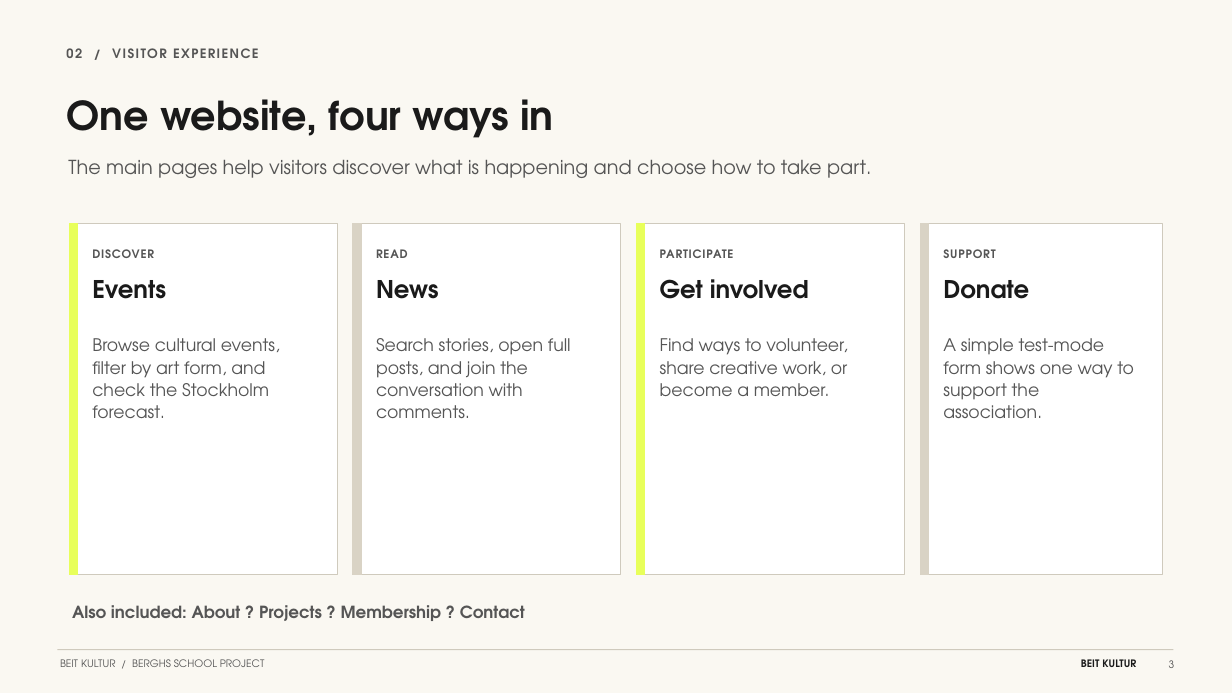
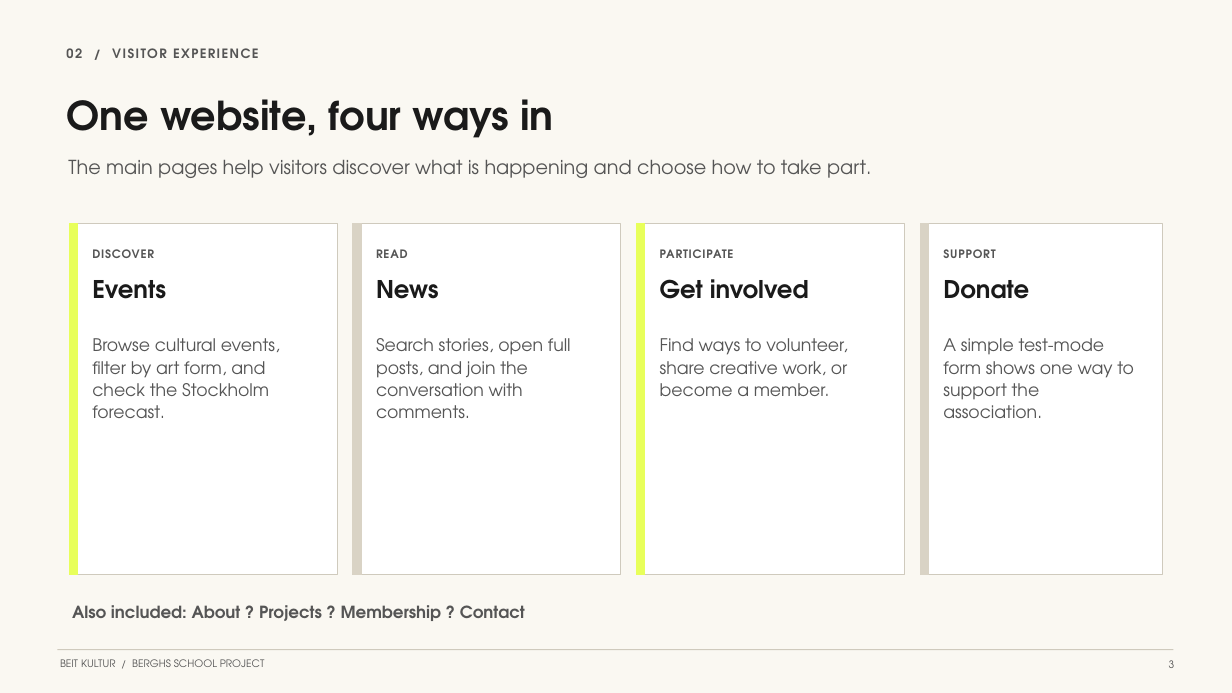
Before and after one commit to abrilvergaralozano/BEIT-KULTUR, a slide deck: slide 3 of presentation/Beit-Kultur-Project-Presentation.pptx. Drawn at 1232x693 pixels with LibreOffice and Linux fonts; fonts in the diff are those of the drawing; background and template pictures are left out. Boxes give left, top, right and bottom in pixels: in the first picture for what was removed or moved away, otherwise in the second. Text is boxed around its words. In the diff, an @@ line names an element or a change of style, - is before the commit and + after.

```diff
--- a/presentation/Beit-Kultur-Project-Presentation.pptx
+++ b/presentation/Beit-Kultur-Project-Presentation.pptx
@@ text removed at box(1081, 659, 1136, 667) @@
-BEIT KULTUR
```
Also in this commit, not shown: 7 other slides changed, 3 other files.
